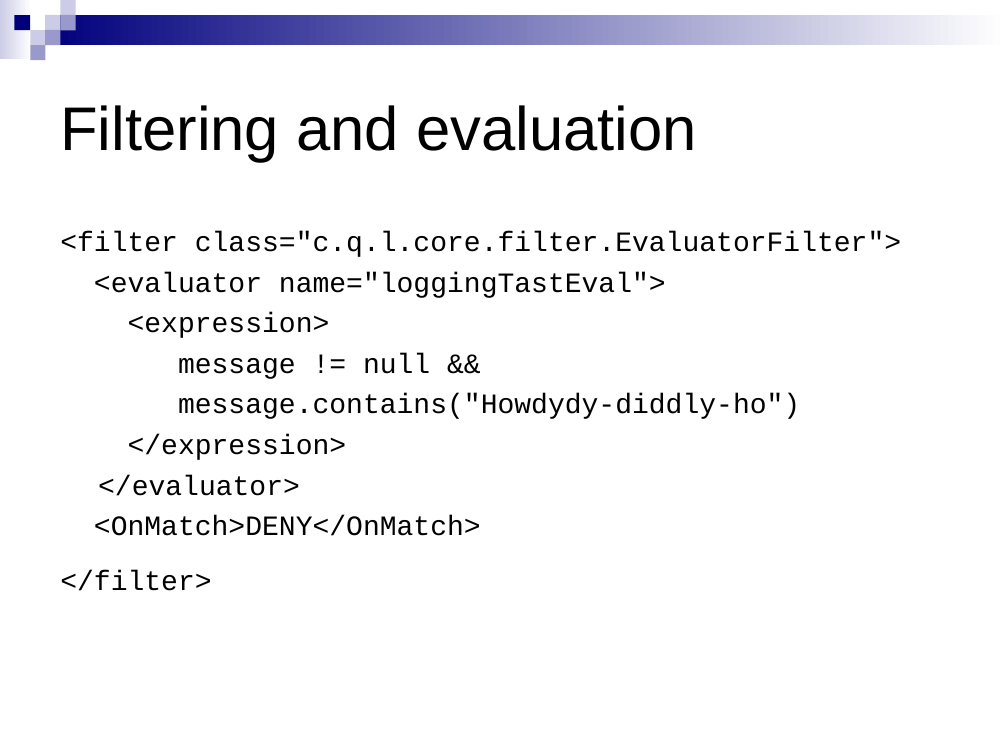
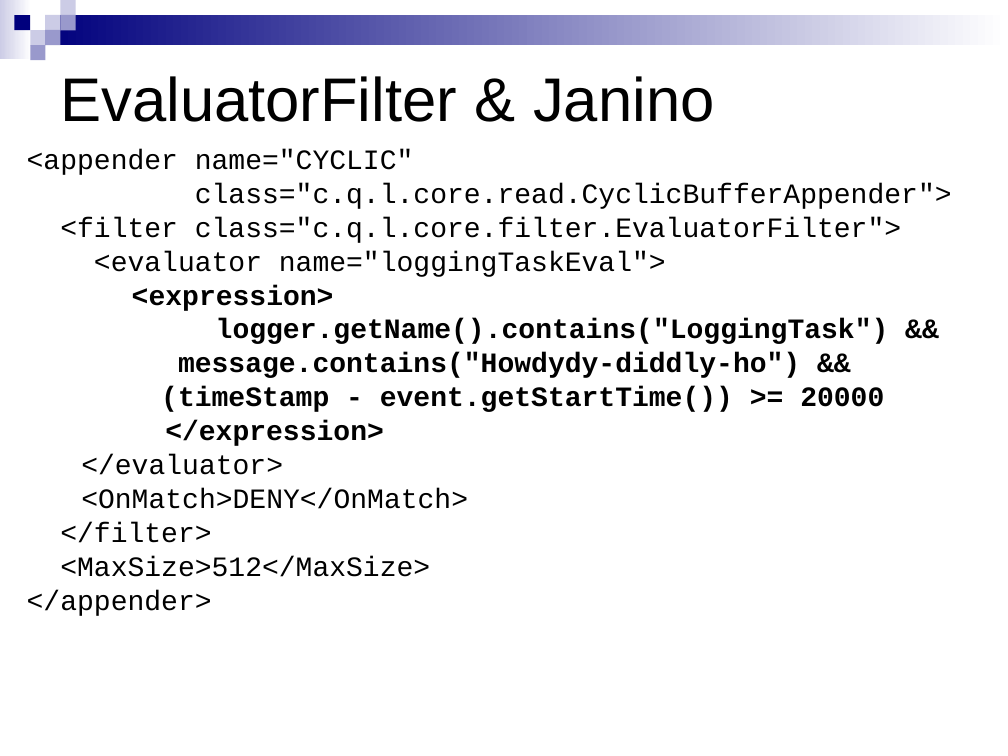
Before and after one commit to qos-ch/logback, a slide deck: slide 19 of logback-site/src/site/resources/10reasons.ppt (slide 17 before the commit). Drawn at 1008x756 pixels with LibreOffice and Linux fonts; fonts in the diff are those of the drawing; background and template pictures are left out. Boxes give left, top, right and bottom in pixels: in the first picture for what was removed or moved away, otherwise in the second. Text is boxed around its words. In the diff, an @@ line names an element or a change of style, - is before the commit and + after.

```diff
--- a/logback-site/src/site/resources/10reasons.ppt
+++ b/logback-site/src/site/resources/10reasons.ppt
@@ title added at (x1=60, y1=76, x2=714, y2=122), 44 pt, text #000000 @@
+EvaluatorFilter & Janino
@@ title removed at (x1=60, y1=105, x2=697, y2=162) @@
-Filtering and evaluation
@@ text "<appender name="CYCLIC"" moved from (x1=60, y1=231, x2=901, y2=591) to (x1=27, y1=149, x2=952, y2=616) @@
@@ text at (x1=27, y1=149, x2=952, y2=209): paragraphs added @@
+<appender name="CYCLIC"
+class="c.q.l.core.read.CyclicBufferAppender">
@@ text at (x1=60, y1=217, x2=901, y2=543): bold on in "<expression>", "</expression>"; line spacing 1 to 0.8; less space between paragraphs @@
@@ text at (x1=94, y1=251, x2=666, y2=277): text changed @@
-<evaluator name="loggingTastEval">
+<evaluator name="loggingTaskEval">
@@ text at (x1=161, y1=319, x2=889, y2=412): text changed; bold on @@
-message != null &&
-message.contains("Howdydy-diddly-ho")
+logger.getName().contains("LoggingTask") &&
+message.contains("Howdydy-diddly-ho") &&
+(timeStamp - event.getStartTime()) >= 20000
@@ text at (x1=27, y1=556, x2=430, y2=616): paragraphs added @@
+<MaxSize>512</MaxSize>
+</appender>
```
Also in this commit, not shown: 3 other slides changed, 3 slides added, 1 slide removed, 1 other file.
